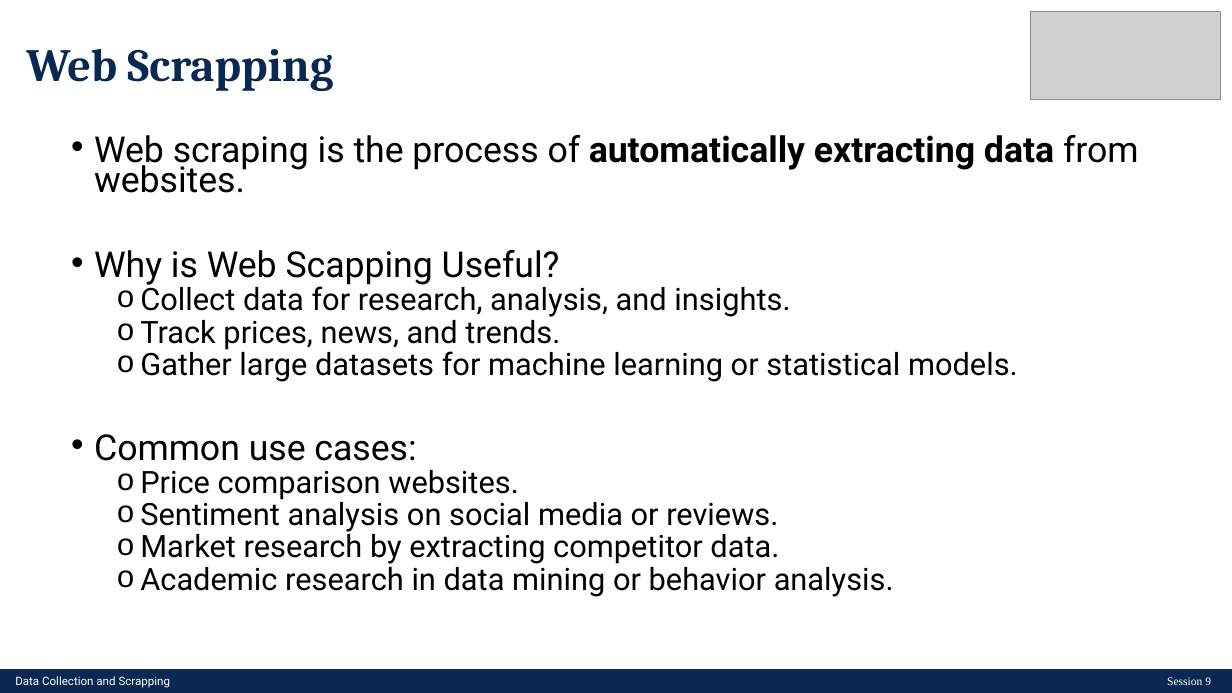
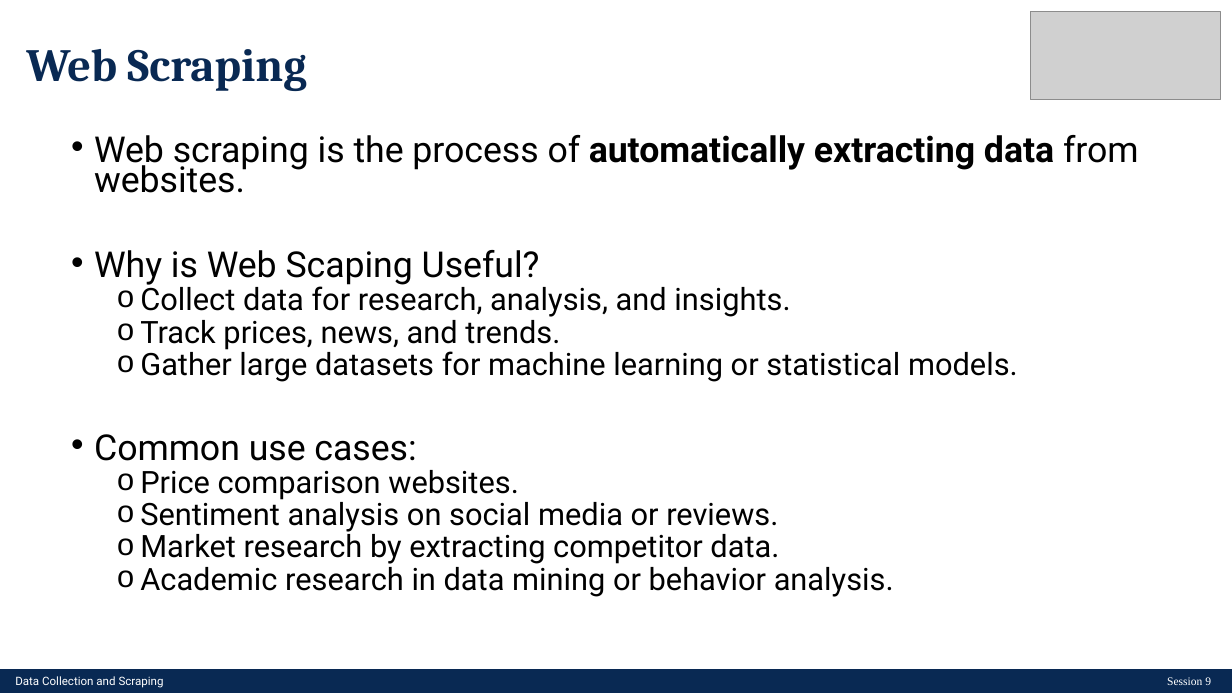
Before and after one commit to LCDA-UCP/tac-hands-on, a slide deck: slide 12 of lectures/TAC-Session9.pptx. Drawn at 1232x693 pixels with LibreOffice and Linux fonts; fonts in the diff are those of the drawing; grey boxes stand for pictures. Boxes give left, top, right and bottom in pixels: in the first picture for what was removed or moved away, otherwise in the second. Text is boxed around its words. In the diff, an @@ line names an element or a change of style, - is before the commit and + after.

```diff
--- a/lectures/TAC-Session9.pptx
+++ b/lectures/TAC-Session9.pptx
@@ title at bbox=[26, 49, 306, 91]: text changed @@
-Web Scrapping
+Web Scraping
@@ text at bbox=[94, 250, 540, 285]: text changed @@
-• Why is Web Scapping Useful?
+• Why is Web Scaping Useful?
@@ text at bbox=[15, 676, 164, 688]: text changed @@
-Data Collection and Scrapping
+Data Collection and Scraping
```
Also in this commit, not shown: 25 other slides changed, 1 other file.
